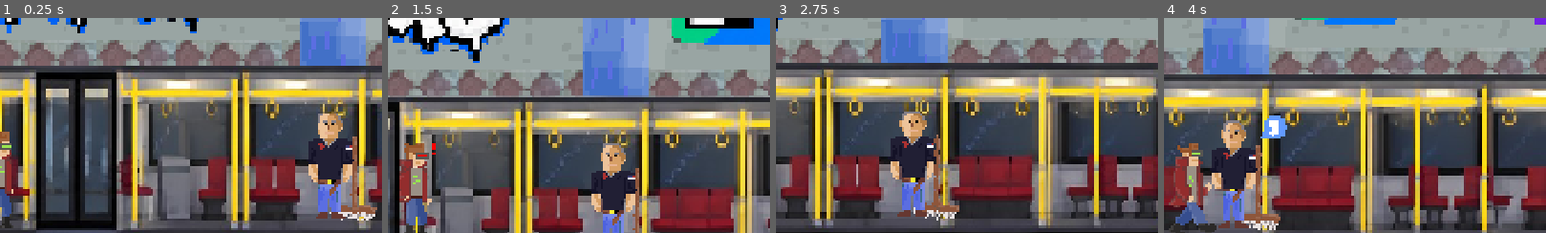
Above: before the commit, frames 1-4 (left to right).
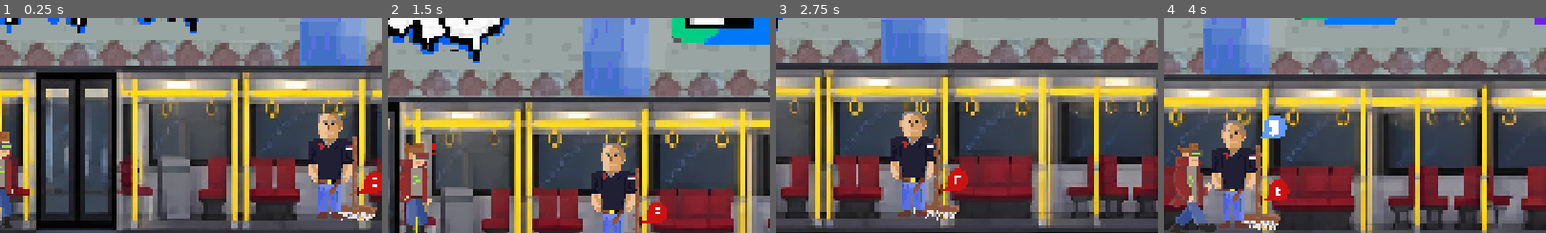
Above: after the commit, the same moments.

Repository: NetoCZ/Metro
Game: Godot game, scene res://Scenes/metro_main.tscn
Same seed, same stepped clock (60 frames per second), same inputs: the game is played once before the commit and once after it.
Inputs:
- Up to frame 1 (0.25 s): no input
- Up to frame 2 (1.5 s): hold F (attack) 0.53-1.28 s; hold D (move_right) from 0.53 s (still down); tap Space (move_jump) at 0.77 s; tap P (hurt) at 1.35 s
- Up to frame 3 (2.75 s): tap Space (move_jump) at 1.52 s; release D (move_right) at 2.03 s; hold A (move_left) from 2.03 s (still down); tap E (interruct) at 2.1 s
- Up to frame 4 (4 s): release A (move_left) at 2.78 s; hold D (move_right) from 2.78 s (still down); tap F (attack) at 2.85 s; tap Space (move_jump) at 3.02, 3.77 s; hold P (hurt) from 3.53 s (still down)
The pictures show only the part of the screen within x 50-100%, y 13-63%; the shares and areas given below are measured in that part.

The runs differ from the first frame. In frame 1, 0.5% of the frame differs, in the area x 94-100%, y 71-82%; in frame 2, 0.5%; in frame 3, 0.5%, in the area x 43-51%, y 69-81%; in frame 4, 0.5%.
Error after the commit: Parse Error: Identifier "moop_spawned" not declared in the current scope. (res://Scenes/Weapons/DroppedItems/checkMoop.gd:9)

Commit message:
MOOOOOOOOO34234ffdf

Diff:
--- a/Game_state.gd
+++ b/Game_state.gd
@@ -3,6 +3,7 @@
 var flags: Dictionary = {}
 
 var saved_weapon: WeaponData = null
+var moop_spawned = false
 
 func set_flag(flag_name: String) -> void:
 	flags[flag_name] = true
--- a/Scenes/Weapons/DroppedItems/checkMoop.gd
+++ b/Scenes/Weapons/DroppedItems/checkMoop.gd
@@ -6,6 +6,7 @@
 	popup.hide()
 	body_entered.connect(_on_body_entered)
 	body_exited.connect(_on_body_exited)
+	moop_spawned = true
 
 
 func _on_body_entered(body: Node2D) -> void:
Not shown: 1 places in Scenes/Weapons/BaseWeapon.tscn that only renumber resources
